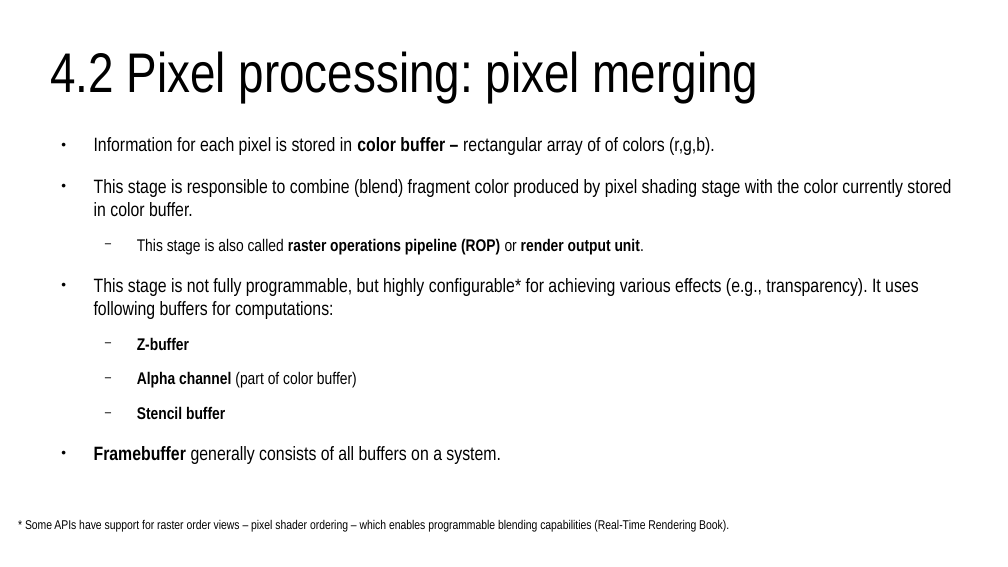
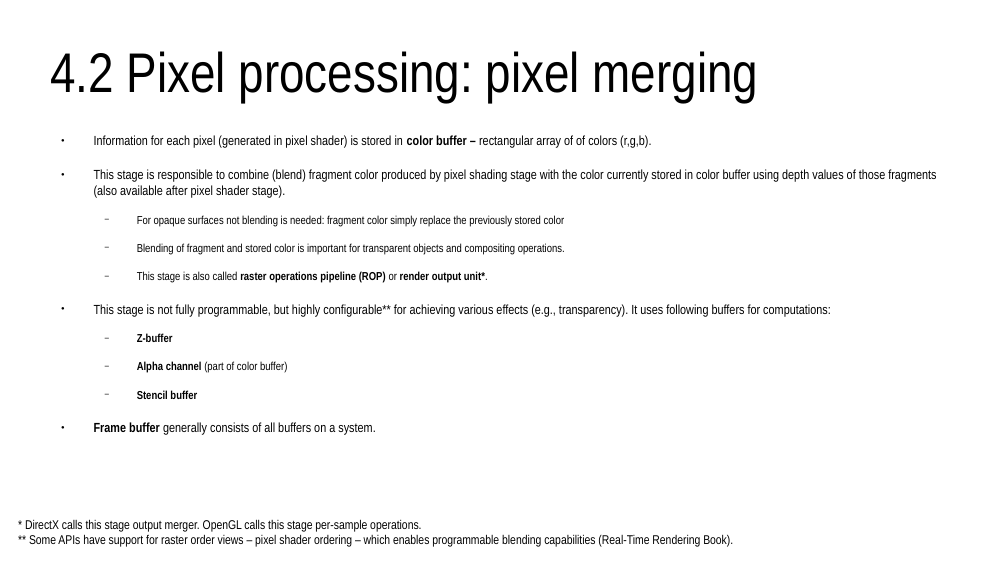
Before and after one commit to lorentzo/IntroductionToComputerGraphics, a slide deck: slide 40 of lectures/4_foundations_rendering/4_3_rasterization.odp (slide 34 before the commit). Drawn at 1008x567 pixels with LibreOffice and Linux fonts; fonts in the diff are those of the drawing. Boxes give left, top, right and bottom in pixels: in the first picture for what was removed or moved away, otherwise in the second. Text is boxed around its words. In the diff, an @@ line names an element or a change of style, - is before the commit and + after.

Commit message:
rasterization

```diff
--- a/lectures/4_foundations_rendering/4_3_rasterization.odp
+++ b/lectures/4_foundations_rendering/4_3_rasterization.odp
@@ text at (x1=94, y1=135, x2=936, y2=317): text changed; size 15.2 to 10.4 pt @@
-● Information for each pixel is stored in color buffer – rectangular array of of colors (r,g,b).
-● This stage is responsible to combine (blend) fragment color produced by pixel shading stage with the color currently stored in color buffer.
-  − This stage is also called raster operations pipeline (ROP) or render output unit.
-● This stage is not fully programmable, but highly configurable* for achieving various effects (e.g., transparency). It uses following buffers for computations:
+● Information for each pixel (generated in pixel shader) is stored in color buffer – rectangular array of of colors (r,g,b).
+● This stage is responsible to combine (blend) fragment color produced by pixel shading stage with the color currently stored in color buffer using depth values of those fragments (also available after pixel shader stage).
+  − For opaque surfaces not blending is needed: fragment color simply replace the previously stored color
+  − Blending of fragment and stored color is important for transparent objects and compositing operations.
+  − This stage is also called raster operations pipeline (ROP) or render output unit*.
+● This stage is not fully programmable, but highly configurable** for achieving various effects (e.g., transparency). It uses following buffers for computations:
@@ text at (x1=137, y1=333, x2=287, y2=399): size 13.3 to 9.1 pt in "Z-buffer", "Alpha channel (part of color buffer)", "Stencil buffer" @@
@@ text at (x1=94, y1=422, x2=375, y2=435): text changed; size 15.2 to 10.4 pt @@
-● Framebuffer generally consists of all buffers on a system.
+● Frame buffer generally consists of all buffers on a system.
@@ text at (x1=25, y1=519, x2=733, y2=547): text changed @@
-* Some APIs have support for raster order views – pixel shader ordering – which enables programmable blending capabilities (Real-Time Rendering Book).
+* DirectX calls this stage output merger. OpenGL calls this stage per-sample operations.
+** Some APIs have support for raster order views – pixel shader ordering – which enables programmable blending capabilities (Real-Time Rendering Book).
```
Also in this commit, not shown: 12 other slides changed, 10 slides added, 1 slide removed, 1 other file.
